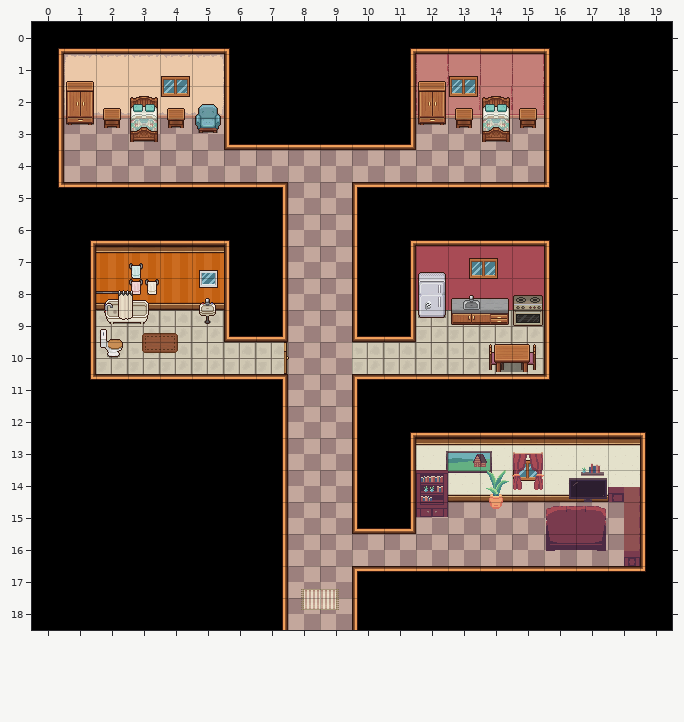
Tiled map (JSON), stored at public/assets/interiors/house_anna.tmj. Above: the version before the commit.
Cells are 32x32 px. Shown: x 0..19, y 0..18. Layer "mobili2" is drawn 0,-15 px off the grid.
After:
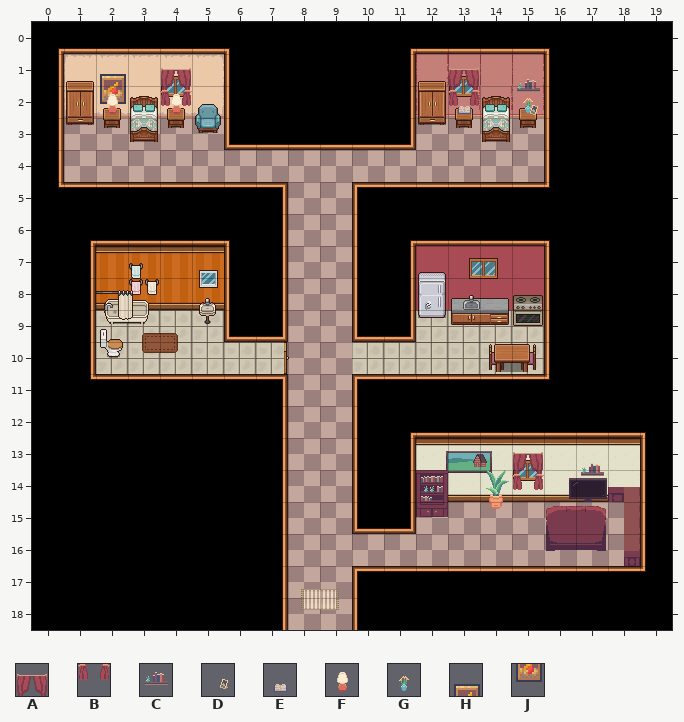
Key: from "InteriorTilesLITE (1)": A 59, B 75, C 137, D 138, E 139, F 153, G 154; from "Interiors_free_32x32": H 1184, J 1200.
_ is an empty cell, . an unchanged one.
Changes in this commit:
--- layer "mobili1"
@@ x 2..2 @@
- 1 _
- 2 _
+ 1 H
+ 2 J
--- layer "mobili2"
@@ x 15..15 @@
- 2 _
+ 2 C
--- layer "accessori2"
@@ x 2..15 @@
- 2 _._.........._
+ 2 F.F..........G
--- layer "accessori3"
@@ x 4..15 @@
- 1 _........_..
- 2 _........_._
+ 1 A........A..
+ 2 B........B.D
--- layer "divano dietro"
@@ x 13..13 @@
- 2 _
+ 2 E
